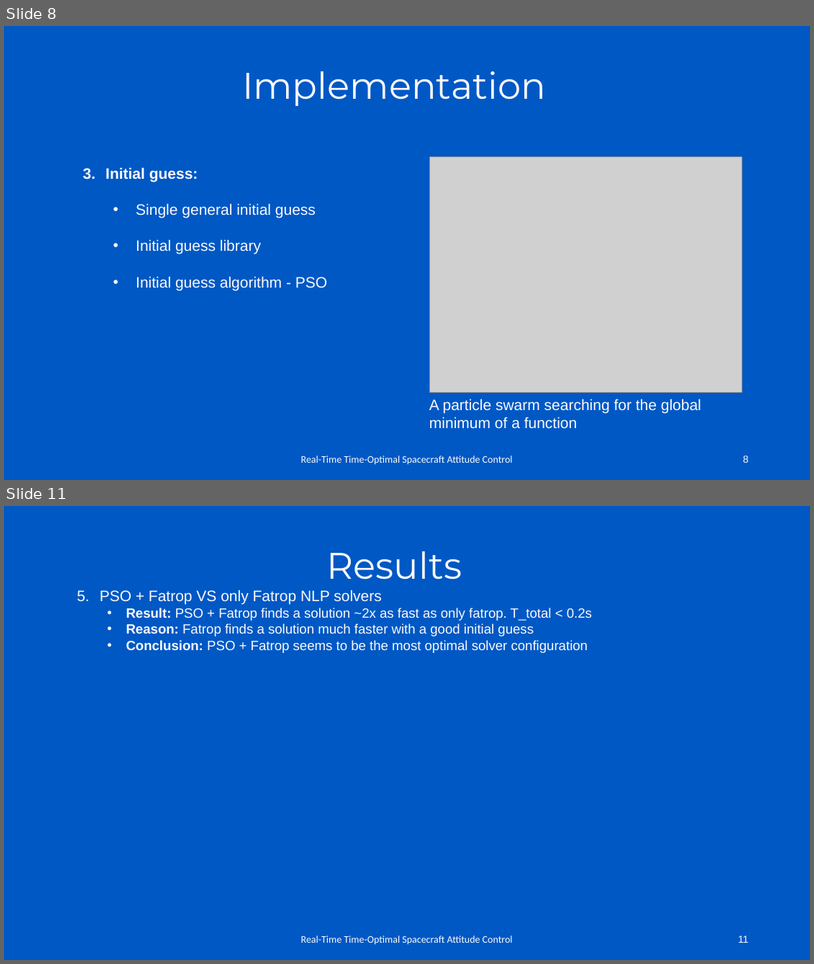
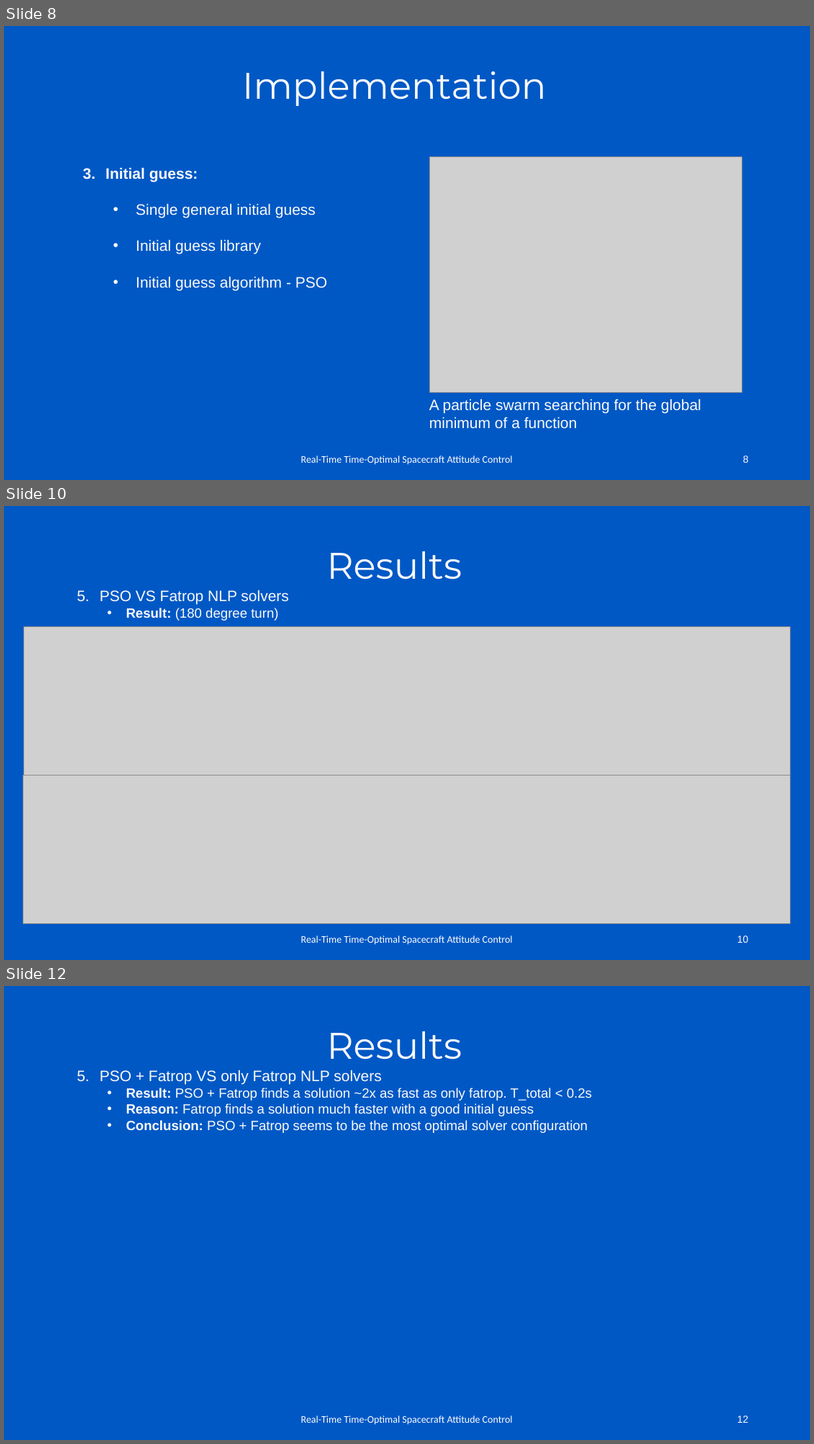
Before and after one commit to Leo8ner/TimeOptimalAttitudeControl, a slide deck: Presentations/Mid-Term Presentation.pptx. Shown one above the other, each under a label of ours: slides 8 and 11 before the commit, slides 8, 10 and 12 after it; the slides between them are not shown. The pictures are 814x964 and 814x1444 pixels, drawn with LibreOffice and Linux fonts; fonts in the diff are those of the drawing; grey boxes stand for pictures; background and template pictures are left out. Boxes give left, top, right and bottom in pixels: in the first picture for what was removed or moved away, otherwise in the second. Text is boxed around its words. In the diff, an @@ line names an element or a change of style, - is before the commit and + after.

```diff
--- a/Presentations/Mid-Term Presentation.pptx
+++ b/Presentations/Mid-Term Presentation.pptx
@@ slide 10 added at (x1=4, y1=506, x2=810, y2=960), background #0058C5 @@
@@ title added at (x1=327, y1=551, x2=463, y2=579), 44 pt, text #FAFAFA @@
+Results
@@ text added at (x1=100, y1=590, x2=288, y2=620), 16 pt, text #FAFAFA @@
+5. PSO VS Fatrop NLP solvers
+  • Result: (180 degree turn)
@@ picture added at (x1=24, y1=627, x2=791, y2=775) @@
@@ picture added at (x1=23, y1=775, x2=791, y2=924) @@
@@ text added at (x1=301, y1=935, x2=513, y2=944), 12 pt, text #FBFBFB @@
+Real-Time Time-Optimal Spacecraft Attitude Control
@@ page number added at (x1=738, y1=935, x2=749, y2=942), 12 pt, text #FBFBFB @@
+10
@@ what was slide 11 is now slide 12 @@
@@ page number at (x1=738, y1=1415, x2=749, y2=1422): text changed @@
-11
+12
```
Also in this commit, not shown: 2 slides changed, 19 other files.
